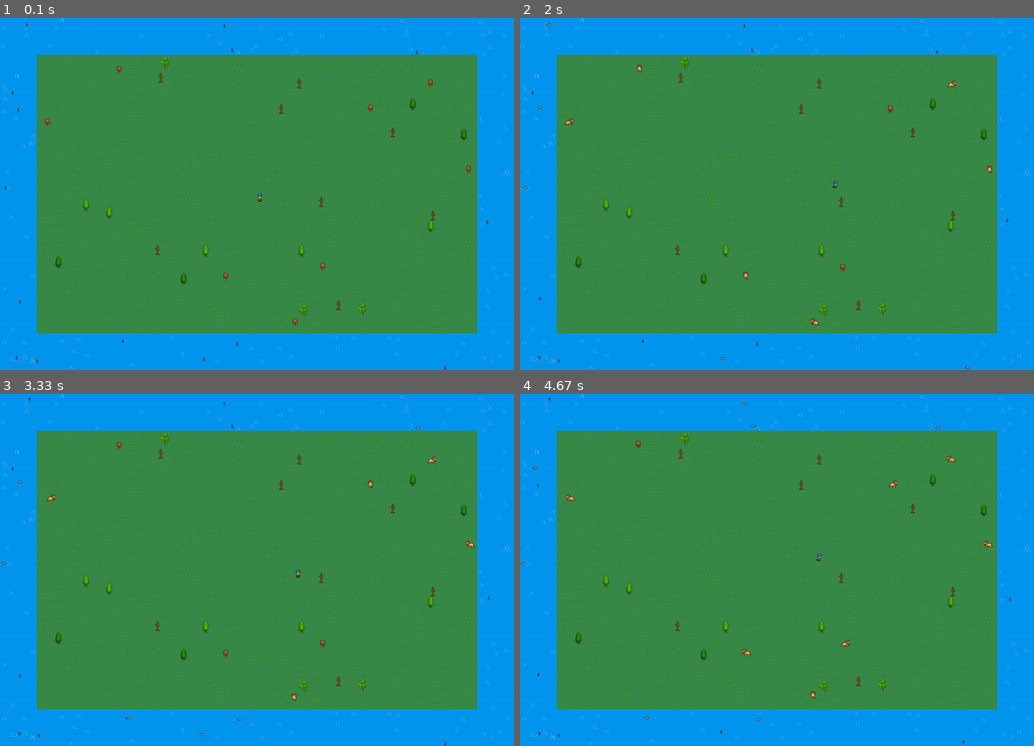
Above: before the commit, frames 1-4 (two rows, left to right).
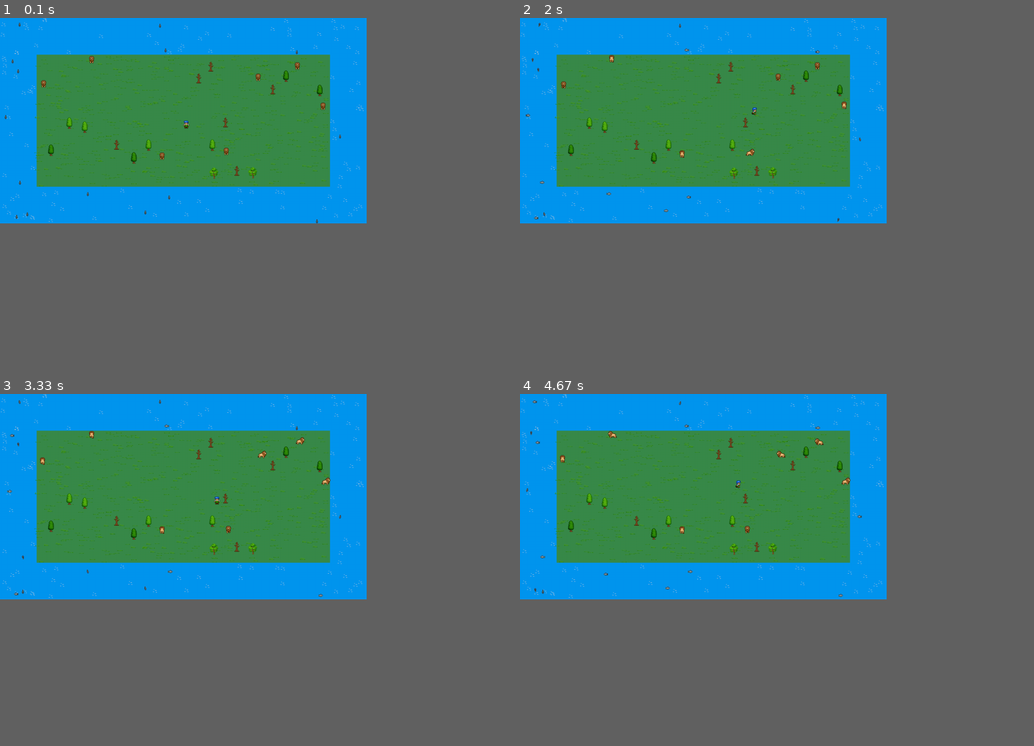
Above: after the commit, the same moments.

Repository: Kristiankaspersen/the-special-pygame
Game: pygame game, started from main.py
Same seed, same stepped clock (60 frames per second), same inputs: the game is played once before the commit and once after it.
Inputs:
- Up to frame 1 (0.1 s): no input
- Up to frame 2 (2 s): hold Space 0.33-0.8 s; hold D 0.33-0.8 s; hold D 0.83-1.3 s; hold W 1.33-1.63 s; hold D from 1.67 s (still down)
- Up to frame 3 (3.33 s): release D at 2.13 s; hold A 2.17-2.7 s; hold S 2.73-3.03 s; tap Space at 3.07 s
- Up to frame 4 (4.67 s): hold A 3.4-3.8 s; hold W 3.83-4.2 s; hold D from 4.23 s (still down)
The window is 900x617 before the commit and 642x360 after it. Grey fills any space a smaller window leaves; there, only what the larger window draws over its background counts as a difference.

The runs differ from the first frame. In frame 1, 49% of the frame differs, in the area x 0-100%, y 0-100%; in frame 2, 49%; in frame 3, 49%; in frame 4, 49%.

Commit message:
Tree chopping

Diff:
--- a/entity.py
+++ b/entity.py
@@ -9,8 +9,8 @@
         self.screen = screen
         self.solid = False
 
-    def update(self):
-        pass
+    def update(self, player, animal):
+        self.respawn(player, animal)
 
     def spawn_collision(self, player):
         if self.rect.colliderect(player.sprite.rect):
@@ -21,6 +21,20 @@
                     if self.rect.colliderect(entity.rect):
                         self.kill()
                         break
+
+    def respawn(self, player, animals):
+        if self.type == "tree":
+            if self.ischopped and pygame.time.get_ticks() - self.chopped_timer > 10000:
+                for animal in animals:
+                    if self.original_rect.colliderect(animal.rect):
+                        pass
+                if self.original_rect.colliderect(player.sprite.rect):
+                    pass
+                else:
+                    self.image = pygame.image.load(f"entity/tree{self.tree_type}.png").convert_alpha()
+                    self.rect = self.image.get_rect(midbottom = (self.x_midbot, self.y_midbot))
+                    self.health = 5
+                    self.ischopped = False
 
     def on_island(self, island):
         x = random.randint(island.x, island.width-10)
@@ -39,22 +53,29 @@
     all = []
     def __init__(self, screen, island):
         super().__init__(screen, island)
+        self.solid = True
         self.type = "tree"
+        self.health = 5
+        self.ischopped = False
         self.tree_type = random.randint(1,4)
-        self.solid = True
+
+        self.tree_falling_sound = pygame.mixer.Sound("audio/tree_falling.wav")
+        self.tree_falling_sound.set_volume(0.3)
 
         self.x_midbot, self.y_midbot = self.on_island(island)
         self.image = pygame.image.load(f"entity/tree{self.tree_type}.png").convert_alpha()
         self.rect = self.image.get_rect(midbottom = (self.x_midbot, self.y_midbot))
+        self.original_rect = self.rect
 
         Entity.all.append(self)
         Tree.all.append(self)
 
-        #Used to make sure trees do not spawn on top of each other. Should be optimized.
-        # self.spawn_collision()
-
     def chopped(self):
-        print("I got chopped")
+        self.tree_falling_sound.play()
+        self.ischopped = True
+        self.chopped_timer = pygame.time.get_ticks()
+        self.image = pygame.image.load(f"entity/stub1.png").convert_alpha()
+        self.rect = self.image.get_rect(midbottom = (self.x_midbot, self.y_midbot))
 
 class Grass(Entity):
     all = []
--- a/main.py
+++ b/main.py
@@ -19,17 +19,17 @@
 
 #Window and Game settings
 clock = pygame.time.Clock()
-width = 1400
-height = 960
-# width = 1000
-# height = 560
+# width = 1400
+# height = 960
+width = 1000
+height = 560
 screen = pygame.display.set_mode((width, height))
 pygame.display.set_caption("The Baboon Island")
 
 # Useful variables
 island_offset = 100      #Distance from edge of screen to island
 player_type = 1
-animation_speed = 5     #This regulates animation speed
+animation_speed = 5     #This regulates animation         speed
 animation_counter = 0
 animation_timer = 0
 grass_amount = height
@@ -130,7 +130,7 @@
         animals.update(main_island, solid_objects, water_object1, water_object2, water_object3, water_object4, animation_counter)
         animals.draw(screen)
 
-        solid_objects.update()
+        solid_objects.update(player, animals)
         solid_objects.draw(screen)
 
     elif game_paused:
--- a/player.py
+++ b/player.py
@@ -1,5 +1,6 @@
 import pygame
 import math
+import random
 
 class Player(pygame.sprite.Sprite):
     all = []
@@ -17,7 +18,7 @@
         self.hitbox = pygame.Rect(self.rect.x, self.rect.y, self.rect.width, self.rect.height)
 
         self.last_action_time = -1
-        self.chop_sound = pygame.mixer.Sound("audio/chop1.wav")
+        self.chop_sounds = [pygame.mixer.Sound("audio/chop1.wav"), pygame.mixer.Sound("audio/chop2.wav"), pygame.mixer.Sound("audio/chop3.wav")]
 
         Player.all.append(self)
 
@@ -52,21 +53,26 @@
     def chop_tree(self):
         closest_tree = []
         player_cx, player_cy = self.rect.centerx, self.rect.centery
-        for entity in self.solid_objects:
-            if entity.type == "tree":
-                tree_cx, tree_cy = entity.rect.centerx, entity.rect.centery
-                if not closest_tree:
-                    closest_tree = [entity, math.sqrt(abs(player_cx-tree_cx)**2 + abs(player_cy-tree_cy)**2)]
-                else:
-                    distance = math.sqrt(abs(player_cx-tree_cx)**2 + abs(player_cy-tree_cy)**2)
-                    if distance < closest_tree[1]:
-                        closest_tree = [entity,distance]
+        if self.solid_objects:
+            for entity in self.solid_objects:
+                if entity.type == "tree" and entity.ischopped == False:
+                    tree_cx, tree_cy = entity.rect.centerx, entity.rect.centery
+                    if not closest_tree:
+                        closest_tree = [entity, math.sqrt(abs(player_cx-tree_cx)**2 + abs(player_cy-tree_cy)**2)]
+                    else:
+                        distance = math.sqrt(abs(player_cx-tree_cx)**2 + abs(player_cy-tree_cy)**2)
+                        if distance < closest_tree[1]:
+                            closest_tree = [entity,distance]
 
-        if closest_tree[1] < 30:
-            closest_tree[0].chopped()
-            closest_tree = []
-            self.chop_sound.play()
-            self.last_action_time = pygame.time.get_ticks()
+        if closest_tree:
+            if closest_tree[1] < 30:
+                self.last_action_time = pygame.time.get_ticks()
+                random.choice(self.chop_sounds).play()
+                closest_tree[0].health -= 1     #Better axes can do more damage
+
+                if closest_tree[0].health <= 0:
+                    closest_tree[0].chopped()
+                closest_tree = []
 
 
 
@@ -128,7 +134,6 @@
                     self.rect.y -= math.floor(self.speed)
 
         if keys[pygame.K_SPACE]:
-            print(pygame.time.get_ticks() - self.last_action_time)
             if self.last_action_time == -1:
                 self.use()
             elif pygame.time.get_ticks() - self.last_action_time > 500:
Binary file added: entity/stub1.png
Not shown, added: audio/chop2.wav
Not shown, added: audio/chop3.wav
Not shown, added: audio/tree_falling.wav
